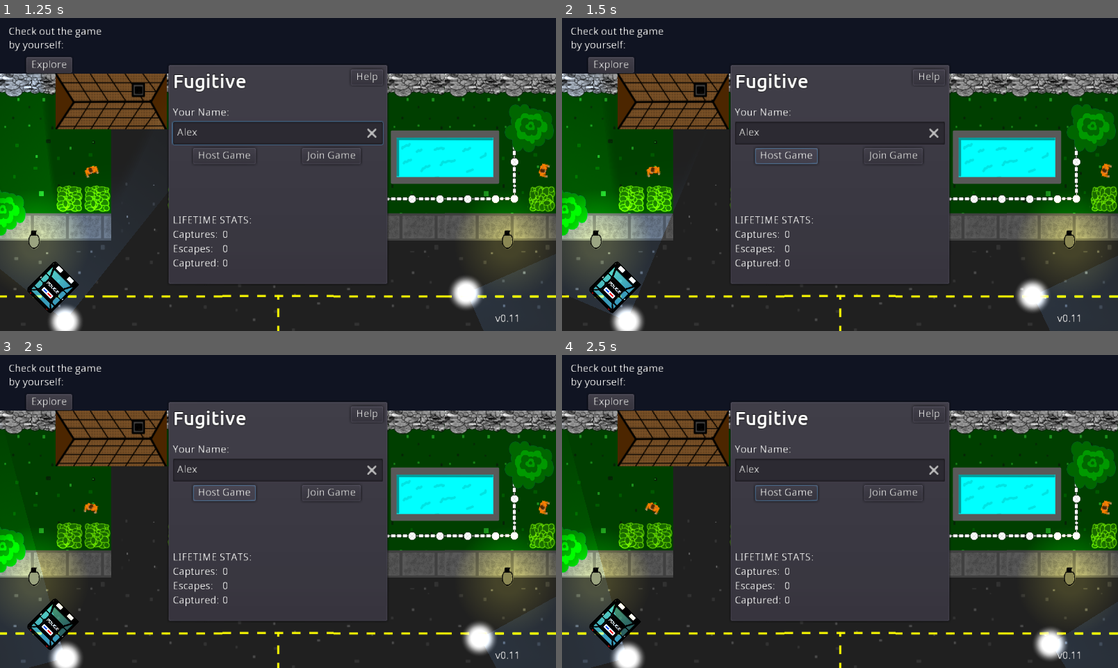
Above: before the commit, frames 1-4 (two rows, left to right).
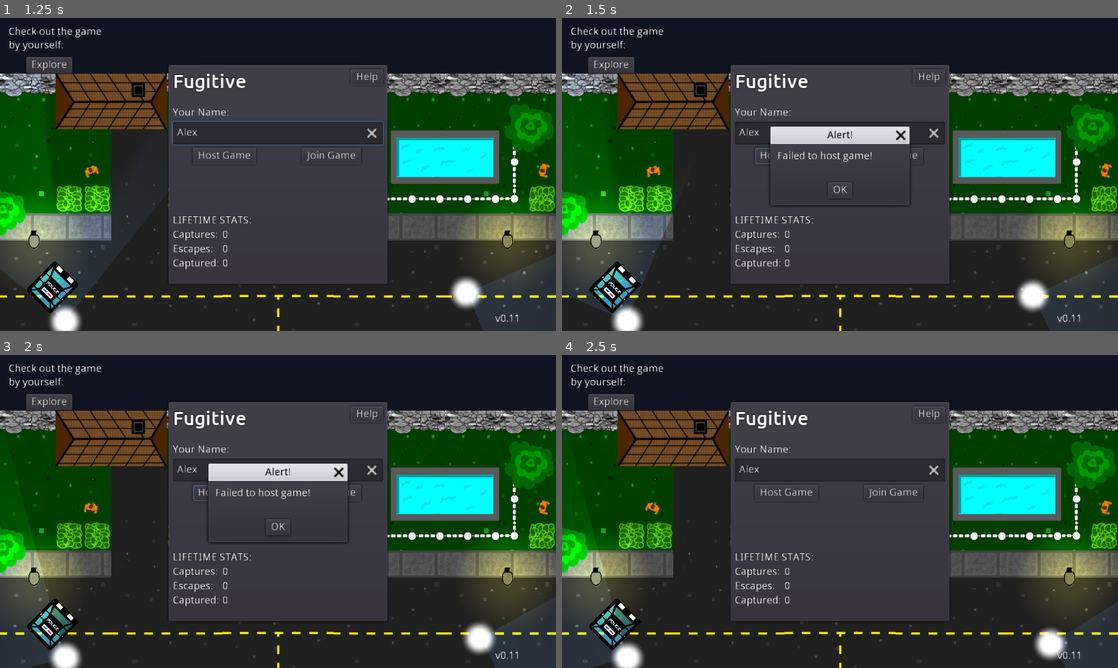
Above: after the commit, the same moments.

Repository: FugitiveTheGame/Fugitive
Game: Godot game, scene res://screens/mainmenu/MainMenu.tscn
Same seed, same stepped clock (60 frames per second), same inputs: the game is played once before the commit and once after it.
Inputs (mouse positions are in pixels of both pictures, inside the frame that each line leads up to):
- Up to frame 1 (1.25 s): click (278, 133) at 0.52 s; type "Alex" at 0.6 s
- Up to frame 2 (1.5 s): click "Host Game" at 1.25 s
- Up to frame 3 (2 s): no input
- Up to frame 4 (2.5 s): click (840, 527) at 2 s, where only the run after the commit has a clickable "OK"

Frame 1 is identical in both runs. In frame 2, 2.0% of the frame differs, in the area x 37-63%, y 34-61%; in frame 3, 2.0%; in frame 4, less than 0.1%.
Error after the commit: Attempt to call function 'close_connection' in base 'null instance' on a null instance. (res://global/Network.gd:206)

Commit message:
Added a dialogs to main menu
indicating what is happening with joining and hosting

Diff:
--- a/screens/mainmenu/MainMenu.gd
+++ b/screens/mainmenu/MainMenu.gd
@@ -4,6 +4,15 @@
 onready var serverIpEditText := $UiLayer/JoinGameDialog/CenterContainer/Verticle/ServerIpTextEdit
 onready var serverListContainer := $UiLayer/ServerListContainer
 onready var serverList := $UiLayer/ServerListContainer/VBoxContainer/ScrollContainer/ServerList
+
+export (NodePath) var joiningDialogPath: NodePath
+onready var joiningDialog: WindowDialog = get_node(joiningDialogPath)
+
+export (NodePath) var joinFailedDialogPath: NodePath
+onready var joinFailedDialog: AcceptDialog = get_node(joinFailedDialogPath)
+
+export (NodePath) var hostFailedDialogPath: NodePath
+onready var hostFailedDialog: AcceptDialog = get_node(hostFailedDialogPath)
 
 var playerName: String = ""
 
@@ -38,10 +47,12 @@
 					print("UNKNOWN ARGUMENT %s" % keyValuePair[0])
 
 	if (args.size() > 0):
-		Network.join_game(playerName, serverIpEditText.text)
+		join_game(playerName, serverIpEditText.text)
 	else:
 		serverIpEditText.text = UserData.data.last_ip
 		playerName = UserData.data.user_name
+
+	joiningDialog.get_close_button().hide()
 
 	$UiLayer/PanelContainer/VBoxContainer/PlayerNameTextEdit.text = playerName
 	$UiLayer/GameVersionLabel.text = "v%s" % UserData.GAME_VERSION
@@ -55,6 +66,8 @@
 	UserData.data.user_name = playerName
 	UserData.save_data()
 
+	joiningDialog.hide()
+
 func _on_HostGameButton_pressed():
 	if playerName == "":
 		return
@@ -62,6 +75,9 @@
 	var success = Network.host_game(playerName)
 	if success:
 		get_tree().change_scene('res://screens/lobby/Lobby.tscn')
+	else:
+		Network.reset_game()
+		hostFailedDialog.show()
 
 func _on_JoinGameButton_pressed():
 	if playerName == "":
@@ -73,15 +89,16 @@
 	playerName = text
 
 func _on_ConnectButton_pressed():
-	joinDialog.hide()
+	self.joinDialog.hide()
 
 	var serverIp: String
 	serverIp = serverIpEditText.text
 
 	if serverIp == "":
-		return
-
-	Network.join_game(playerName, serverIp)
+		joinFailedDialog.show()
+	else:
+		self.joiningDialog.show()
+		join_game(playerName, serverIp)
 
 func _on_CancelButton_pressed():
 	joinDialog.hide()
@@ -114,11 +131,18 @@
 	for seeker in seekers:
 		seeker.get_node('LockProgressBar').hide()
 
+func join_game(playerName: String, serverIp: String, serverPort: int = Network.DEFAULT_PORT):
+
+	if Network.join_game(playerName, serverIp, serverPort):
+		joiningDialog.show()
+	else:
+		joinFailedDialog.show()
+
 func on_join_server_request(serverIp: String, serverPort: int):
 	if playerName == "":
 		return
 
-	Network.join_game(playerName, serverIp, serverPort)
+	join_game(playerName, serverIp, serverPort)
 
 func _on_ServerListener_new_server(serverInfo):
 	var scene = preload('res://screens/mainmenu/LanServer.tscn')
@@ -138,3 +162,7 @@
 
 	if serverList.get_child_count() == 0:
 		serverListContainer.hide()
+
+func _on_CancelJoiningButton_pressed():
+	Network.reset_game()
+	self.joiningDialog.hide()
--- a/screens/mainmenu/MainMenu.tscn
+++ b/screens/mainmenu/MainMenu.tscn
@@ -76,6 +76,9 @@
 
 [node name="base" type="Node"]
 script = ExtResource( 1 )
+joiningDialogPath = NodePath("UiLayer/JoiningDialog")
+joinFailedDialogPath = NodePath("UiLayer/JoinFailedDialog")
+hostFailedDialogPath = NodePath("UiLayer/HostFailedDialog")
 
 [node name="Background" type="Node2D" parent="."]
 
@@ -436,6 +439,73 @@
 margin_right = 301.0
 size_flags_horizontal = 3
 
+[node name="JoiningDialog" type="WindowDialog" parent="UiLayer"]
+visible = true
+anchor_left = 0.5
+anchor_top = 0.5
+anchor_right = 0.5
+anchor_bottom = 0.5
+margin_left = -160.0
+margin_top = -100.0
+margin_right = 160.0
+margin_bottom = 100.0
+popup_exclusive = true
+window_title = "Joining Game"
+
+[node name="VBoxContainer" type="VBoxContainer" parent="UiLayer/JoiningDialog"]
+anchor_right = 1.0
+anchor_bottom = 1.0
+__meta__ = {
+"_edit_use_anchors_": false
+}
+
+[node name="Label" type="Label" parent="UiLayer/JoiningDialog/VBoxContainer"]
+margin_top = 34.0
+margin_right = 320.0
+margin_bottom = 121.0
+size_flags_vertical = 6
+text = "Joinging Game
+
+Please Wait..."
+align = 1
+valign = 1
+__meta__ = {
+"_edit_use_anchors_": false
+}
+
+[node name="CancelJoiningButton" type="Button" parent="UiLayer/JoiningDialog/VBoxContainer"]
+margin_top = 163.0
+margin_right = 320.0
+margin_bottom = 200.0
+size_flags_horizontal = 3
+text = "Cancel"
+
+[node name="JoinFailedDialog" type="AcceptDialog" parent="UiLayer"]
+anchor_left = 0.5
+anchor_top = 0.5
+anchor_right = 0.5
+anchor_bottom = 0.5
+margin_left = -160.0
+margin_top = -70.5
+margin_right = 160.0
+margin_bottom = 70.5
+popup_exclusive = true
+dialog_text = "Failed to join game!"
+dialog_autowrap = true
+
+[node name="HostFailedDialog" type="AcceptDialog" parent="UiLayer"]
+anchor_left = 0.5
+anchor_top = 0.5
+anchor_right = 0.5
+anchor_bottom = 0.5
+margin_left = -160.0
+margin_top = -70.5
+margin_right = 160.0
+margin_bottom = 70.5
+popup_exclusive = true
+dialog_text = "Failed to host game!"
+dialog_autowrap = true
+
 [node name="ServerListener" type="Node" parent="."]
 script = ExtResource( 10 )
 [connection signal="pressed" from="UiLayer/PanelContainer/VBoxContainer/TitleContainer/HelpButton" to="." method="_on_HelpButton_pressed"]
@@ -445,5 +515,6 @@
 [connection signal="pressed" from="UiLayer/JoinGameDialog/CenterContainer/Verticle/HBoxContainer/ConnectButton" to="." method="_on_ConnectButton_pressed"]
 [connection signal="pressed" from="UiLayer/JoinGameDialog/CenterContainer/Verticle/HBoxContainer/CancelButton" to="." method="_on_CancelButton_pressed"]
 [connection signal="pressed" from="UiLayer/ExploreButton" to="." method="_on_ExploreButton_pressed"]
+[connection signal="pressed" from="UiLayer/JoiningDialog/VBoxContainer/CancelJoiningButton" to="." method="_on_CancelJoiningButton_pressed"]
 [connection signal="new_server" from="ServerListener" to="." method="_on_ServerListener_new_server"]
 [connection signal="remove_server" from="ServerListener" to="." method="_on_ServerListener_remove_server"]
